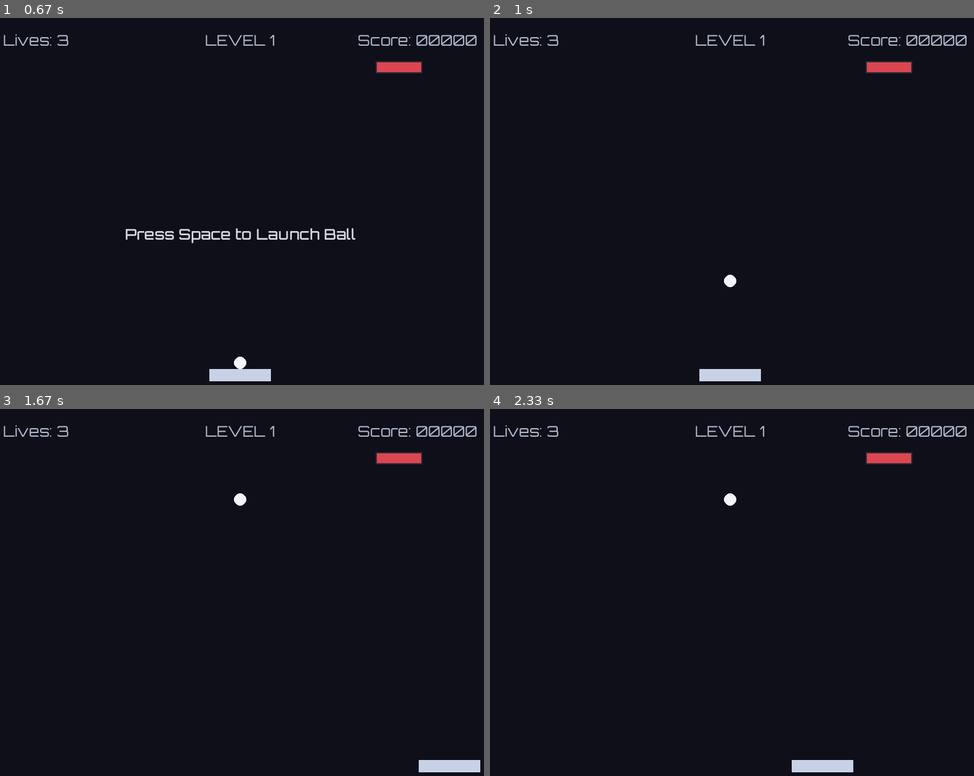
Above: before the commit, frames 1-4 (two rows, left to right).
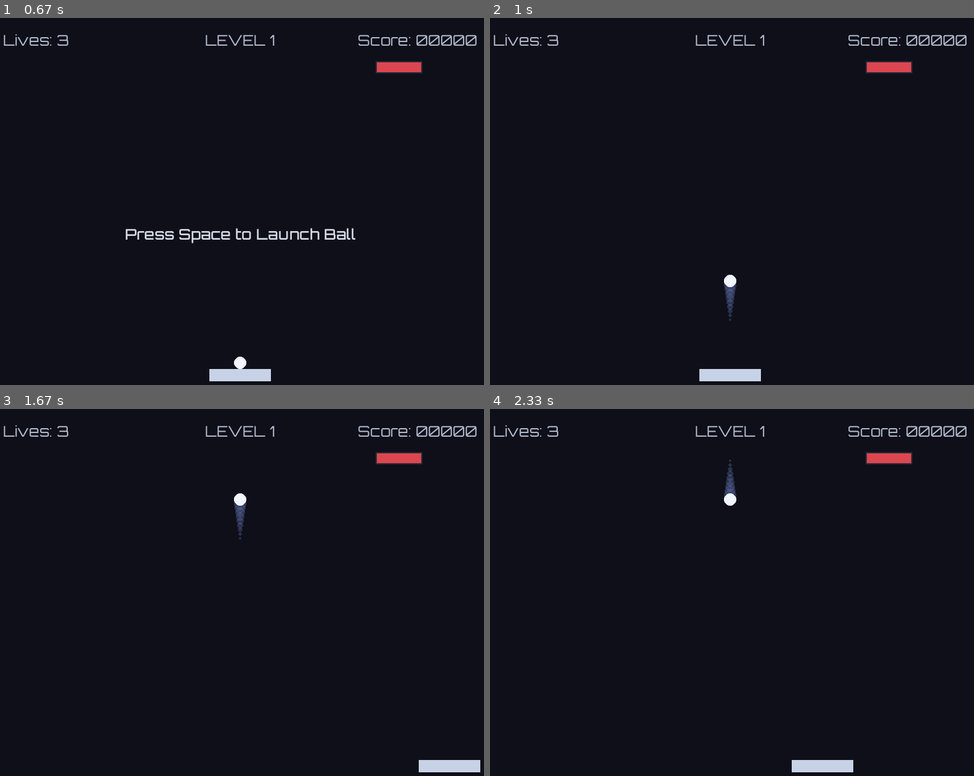
Above: after the commit, the same moments.

Repository: gkpyth/breakout-game-desktop-app-pygame
Game: pygame game, started from main.py
Two runs of this game, one before a commit and one after it. Both use one fixed random seed, a clock stepped at 60 frames per second and the inputs below.
Inputs:
- Up to frame 1 (0.67 s): tap Space at 0.33 s
- Up to frame 2 (1 s): tap Space at 0.67 s
- Up to frame 3 (1.67 s): hold Right 1-1.47 s; tap Space at 1.07, 1.37, 1.57 s; hold Right from 1.5 s (still down)
- Up to frame 4 (2.33 s): tap Space at 1.87, 2.07 s; release Right at 1.97 s; hold Left from 2 s (still down)

Frame 1 is identical in both runs. In frame 2, 0.1% of the frame differs, in the area x 48-51%, y 69-83%; in frame 3, 0.1%; in frame 4, 0.1%.

Commit message:
Add ball trail effect with fading circles

Diff:
--- a/ball.py
+++ b/ball.py
@@ -14,10 +14,22 @@
         self.launched = False
         self.powerup_start = None
         self.powerup_duration = 15000
+        self.trail = []
 
     # Ball drawing
     def draw_ball(self, screen):
         """Draw the ball on the screen"""
+        # Draw trail
+        offset = self.radius // 4
+        for i, (x, y) in enumerate(self.trail):
+            alpha = int((i / len(self.trail)) * 120)
+            color = get_theme()["ball_trail"]
+            trail_surface = pygame.Surface((self.radius * 2, self.radius * 2), pygame.SRCALPHA)
+            pygame.draw.circle(trail_surface, (color[0], color[1], color[2], 80), (self.radius, self.radius), offset)
+            screen.blit(trail_surface, (x - self.radius, y - self.radius))
+            offset += 1
+
+        # Draw ball
         pygame.draw.circle(screen, get_theme()["ball"], (self.x_pos, self.y_pos), self.radius)
 
     # Ball movement
@@ -29,6 +41,9 @@
             return
         self.x_pos += self.x_vel * self.speed_factor
         self.y_pos += self.y_vel * self.speed_factor
+        self.trail.append((self.x_pos, self.y_pos))
+        if len(self.trail) > 10:
+            self.trail.pop(0)
 
     # Ball collision and bouncing logic
     def bounce(self, paddle):
